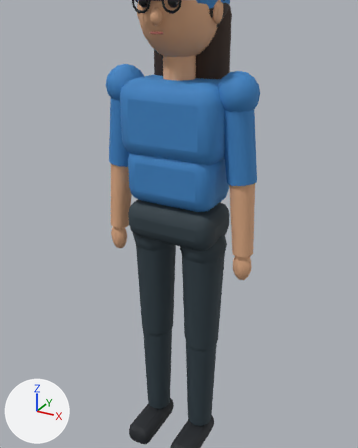
Before and after pictures for a commit that changed the glTF model apps/web/public/models/character.glb.
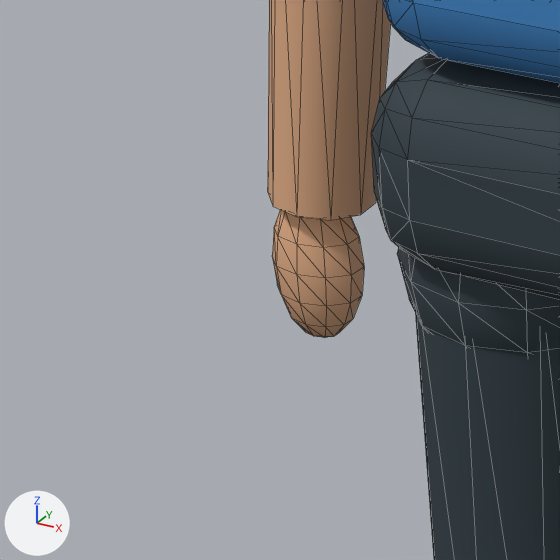
There are two pictures of each version: one from a camera (50 mm lens) standing at (0.795, -1.444, 1.683) and looking at (-0.044, 0.082, 0.92), one close up on the part from 18% to 45% of the width and 42% to 64% of the height. Every picture has the same lights, and +X, +Y and +Z are marked at lower left. The last two pictures show the newer version. The close-ups show mesh edges as thin lines.

In view in the first close-up: 'Body'.
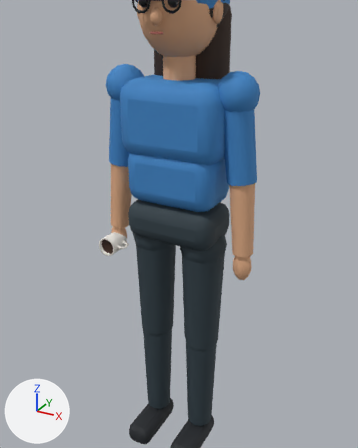
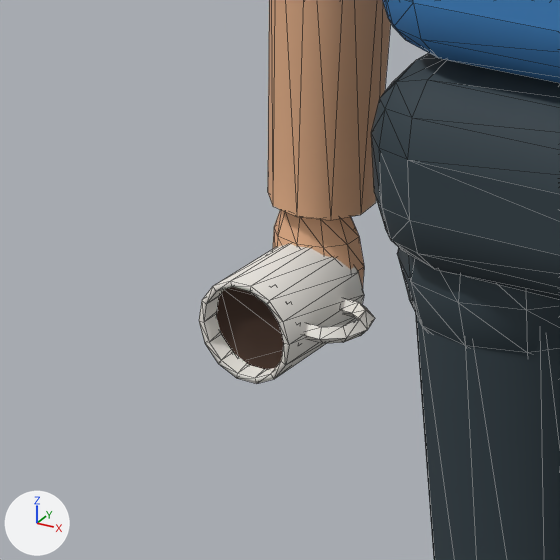
Changed parts and their boxes [x1, y1, x2, y2] in the close-ups (560 x 560 px):
```json
{"object": "cup", "change": "added", "after": [199, 244, 375, 384], "faces in mat_cup (white #ece8e1)": [199, 244, 375, 384], "faces in mat_coffee (brown #3b2416)": [216, 287, 284, 370]}
```

Edits to the scene script, one JSON object a line:
```json
{"op": "add", "block": "mat_coffee", "code": ["mat_coffee = principled_material('coffee')", "mat_coffee.base_color = (0.0437, 0.0176, 0.00802)  # brown #3b2416", "mat_coffee.roughness = 0.75"]}
{"op": "add", "block": "mat_cup", "code": ["mat_cup = principled_material('cup')", "mat_cup.base_color = (0.839, 0.807, 0.753)  # white #ece8e1", "mat_cup.roughness = 0.75"]}
{"op": "add", "block": "me_cup", "code": ["me_cup = bpy.data.meshes.new('cup')", "me_cup.from_pydata(...)  # 124 vertices, 240 faces; spans x -0.291..-0.187, y -0.1025..-0.0175, z 0.8149..0.8851", "# faces by material slot: [188, 52]", "me_cup.materials.append(mat_cup)  # white #ece8e1", "me_cup.materials.append(mat_coffee)  # brown #3b2416"]}
{"op": "add", "block": "ob_cup", "code": ["ob_cup = bpy.data.objects.new('cup', me_cup)", "ob_cup.location = (0.0, 0.0, 0.0)"]}
```
